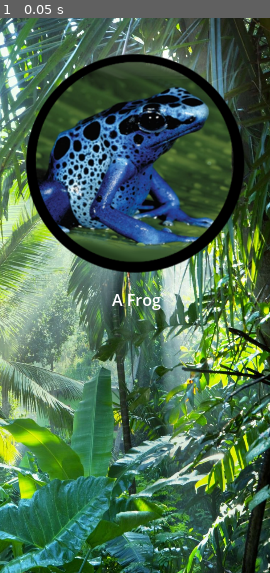
Above: before the commit, frame 1.
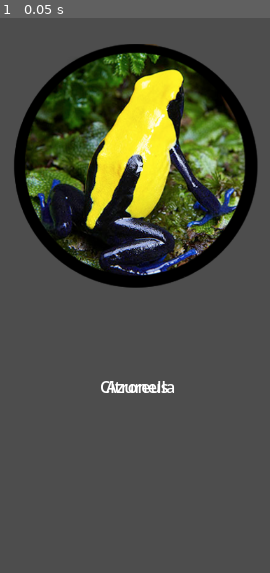
Above: after the commit, the same moment.

Repository: dbarkowsky/frog-demo
Game: Godot game, scene res://main.tscn
The game is run twice, just before and just after one commit, with the same random seed, the same clock (stepped at 60 frames per second) and the same inputs. Before the commit the project starts from res://frog_page.tscn.
Inputs:
- Up to frame 1 (0.05 s): no input

The runs differ from the first frame. In frame 1, 93% of the frame differs, in the area x 0-100%, y 0-100%.

Commit message:
proof of concept loading data from json for template

Diff:
--- a/data/frog_data.json
+++ b/data/frog_data.json
@@ -4,5 +4,11 @@
 		"latin": "Dendrobates tinctorius",
 		"img": "res://img/azure.png",
 		"audio": "res://sounds/azure.mp3"
+	},
+	{
+		"name": "Citronella",
+		"latin": "Dendrobates tinctorius",
+		"img": "res://img/citronella.png",
+		"audio": "res://sounds/citronella.mp3"
 	}
 ]
--- a/frog_page.tscn
+++ b/frog_page.tscn
@@ -1,42 +1,41 @@
 [gd_scene format=3 uid="uid://cgnawj58bhjbk"]
 
-[ext_resource type="Texture2D" uid="uid://b7rfr1u3ljivl" path="res://img/jungle.jpg" id="1_qmocv"]
-[ext_resource type="Script" uid="uid://xi4jxnqmn4ph" path="res://scripts/frog_button.gd" id="2_qmocv"]
-[ext_resource type="Texture2D" uid="uid://c6bfu5gnyxosp" path="res://img/azure.png" id="2_ri7fp"]
-[ext_resource type="AudioStream" uid="uid://dfb4bjsujn0na" path="res://sounds/azure.mp3" id="4_ub7n0"]
+[ext_resource type="Script" uid="uid://b555gyof80rs2" path="res://scripts/frog_page.gd" id="1_qmocv"]
 
-[node name="FrogPage" type="Node2D" unique_id=2068100718]
+[sub_resource type="GDScript" id="GDScript_evkst"]
+script/source = "extends TextureButton
 
-[node name="Background" type="TextureRect" parent="." unique_id=2120598834]
-offset_left = -189.0
-offset_top = -1.0
-offset_right = 276.0
-offset_bottom = 569.0
-texture = ExtResource("1_qmocv")
-expand_mode = 3
-stretch_mode = 6
 
-[node name="TextureButton" type="TextureButton" parent="." unique_id=182222931]
-offset_left = 25.0
-offset_top = 36.0
-offset_right = 245.0
-offset_bottom = 257.0
-texture_normal = ExtResource("2_ri7fp")
-ignore_texture_size = true
-stretch_mode = 4
-script = ExtResource("2_qmocv")
+# Called when the node enters the scene tree for the first time.
+func _ready() -> void:
+	pass # Replace with function body.
+
+
+# Called every frame. 'delta' is the elapsed time since the previous frame.
+func _process(delta: float) -> void:
+	pass
+"
+
+[node name="MarginContainer" type="Node2D" unique_id=47518555]
+script = ExtResource("1_qmocv")
 
 [node name="FrogSound" type="AudioStreamPlayer" parent="." unique_id=1542687905]
-stream = ExtResource("4_ub7n0")
-volume_db = 11.86
 
-[node name="RichTextLabel" type="RichTextLabel" parent="." unique_id=914733266]
-offset_left = 73.0
-offset_top = 262.0
-offset_right = 201.0
-offset_bottom = 302.0
-text = "A Frog"
+[node name="FrogText" type="RichTextLabel" parent="." unique_id=914733266]
+offset_left = 46.0
+offset_top = 336.0
+offset_right = 230.0
+offset_bottom = 401.0
 horizontal_alignment = 1
 vertical_alignment = 1
 
-[connection signal="pressed" from="TextureButton" to="TextureButton" method="_on_pressed"]
+[node name="FrogPic" type="TextureButton" parent="." unique_id=182222931]
+offset_left = 13.0
+offset_top = 26.0
+offset_right = 258.0
+offset_bottom = 289.0
+ignore_texture_size = true
+stretch_mode = 4
+script = SubResource("GDScript_evkst")
+
+[connection signal="pressed" from="FrogPic" to="FrogPic" method="_on_pressed"]
--- a/main.tscn
+++ b/main.tscn
@@ -1,3 +1,24 @@
 [gd_scene format=3 uid="uid://dkgvkqjko5em7"]
 
-[node name="Node2D" type="Node2D" unique_id=1047584529]
+[ext_resource type="Script" uid="uid://do7qhww2kuvba" path="res://scripts/main.gd" id="1_ig7tw"]
+
+[node name="Node2D" type="Control" unique_id=1442086158]
+layout_mode = 3
+anchors_preset = 0
+script = ExtResource("1_ig7tw")
+
+[node name="GridContainer" type="GridContainer" parent="." unique_id=131986864]
+layout_mode = 0
+offset_right = 40.0
+offset_bottom = 40.0
+
+[node name="ScrollContainer" type="ScrollContainer" parent="." unique_id=1806159859]
+layout_mode = 0
+offset_right = 40.0
+offset_bottom = 40.0
+horizontal_scroll_mode = 3
+vertical_scroll_mode = 0
+scroll_hint_mode = 3
+
+[node name="HBoxContainer" type="HBoxContainer" parent="ScrollContainer" unique_id=76535227]
+layout_mode = 2
--- a/project.godot
+++ b/project.godot
@@ -11,7 +11,7 @@
 [application]
 
 config/name="Frogs"
-run/main_scene="res://frog_page.tscn"
+run/main_scene="uid://dkgvkqjko5em7"
 config/features=PackedStringArray("4.6", "Mobile")
 config/icon="res://img/icon.svg"
 
--- a/scripts/frog_button.gd
+++ /dev/null
@@ -1,16 +0,0 @@
-extends TextureButton
-@onready var sound: AudioStreamPlayer = $"../FrogSound"
-
-# Called when the node enters the scene tree for the first time.
-func _ready() -> void:
-	pass # Replace with function body.
-
-
-# Called every frame. 'delta' is the elapsed time since the previous frame.
-func _process(delta: float) -> void:
-	pass
-
-
-func _on_pressed() -> void:
-	sound.play()
-	pass # Replace with function body.
--- /dev/null
+++ b/scripts/frog_page.gd
@@ -0,0 +1,21 @@
+extends Node2D
+
+@onready var sound: AudioStreamPlayer = $FrogSound
+@onready var image: TextureButton = $FrogPic
+@onready var title: RichTextLabel = $FrogText
+
+# Called when the node enters the scene tree for the first time.
+func _ready() -> void:
+	# Connect the button click signal to our play function
+	image.pressed.connect(_on_frog_pic_pressed)
+
+func _on_frog_pic_pressed() -> void:
+	if sound.stream:
+		sound.play()
+	else:
+		print("No sound stream loaded for this frog!")
+
+func hydrate(frog: Dictionary) -> void:
+	sound.stream = load(frog.get("audio"))
+	image.texture_normal = load(frog.get("img"))
+	title.text = frog.get("name")
--- /dev/null
+++ b/scripts/main.gd
@@ -0,0 +1,37 @@
+extends Control
+
+const FROG_TEMPLATE = preload("res://frog_page.tscn")
+@onready var grid_container: GridContainer = $GridContainer
+# Called when the node enters the scene tree for the first time.
+func _ready() -> void:
+	# Load the json data that defines frog cards
+	var frog_list: Array = load_json_array("res://data/frog_data.json")
+
+	# Loop directly through each dictionary inside the JSON array
+	for frog_data in frog_list:
+		if typeof(frog_data) == TYPE_DICTIONARY:
+			# 1. Create a copy of the template
+			var new_frog = FROG_TEMPLATE.instantiate()
+
+			# 2. Add it to the tree so its @onready nodes initialize
+			grid_container.add_child(new_frog)
+
+			# 3. Send the dictionary data into the template
+			new_frog.hydrate(frog_data)
+
+func load_json_array(file_path: String) -> Array:
+	if not FileAccess.file_exists(file_path):
+		print("Error: File not found at " + file_path)
+		return []
+
+	var file = FileAccess.open(file_path, FileAccess.READ)
+	var json_string = file.get_as_text()
+	file.close()
+
+	var data = JSON.parse_string(json_string)
+
+	if typeof(data) == TYPE_ARRAY:
+		return data
+	else:
+		print("Error: JSON root is not formatted as an Array.")
+		return []
Not shown, removed: scripts/frog_button.gd.uid
Not shown, added: scripts/frog_page.gd.uid
Not shown, added: scripts/main.gd.uid
Not shown, changed: sounds/citronella.mp3
